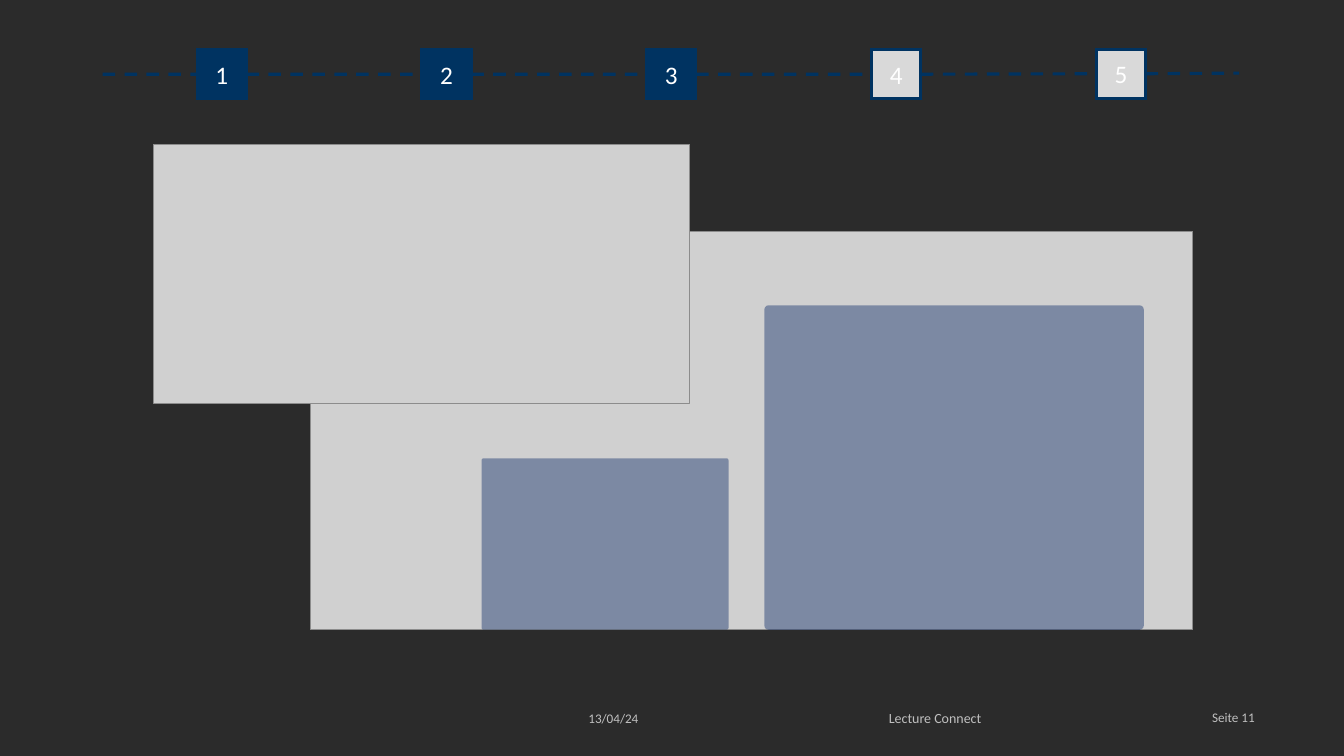
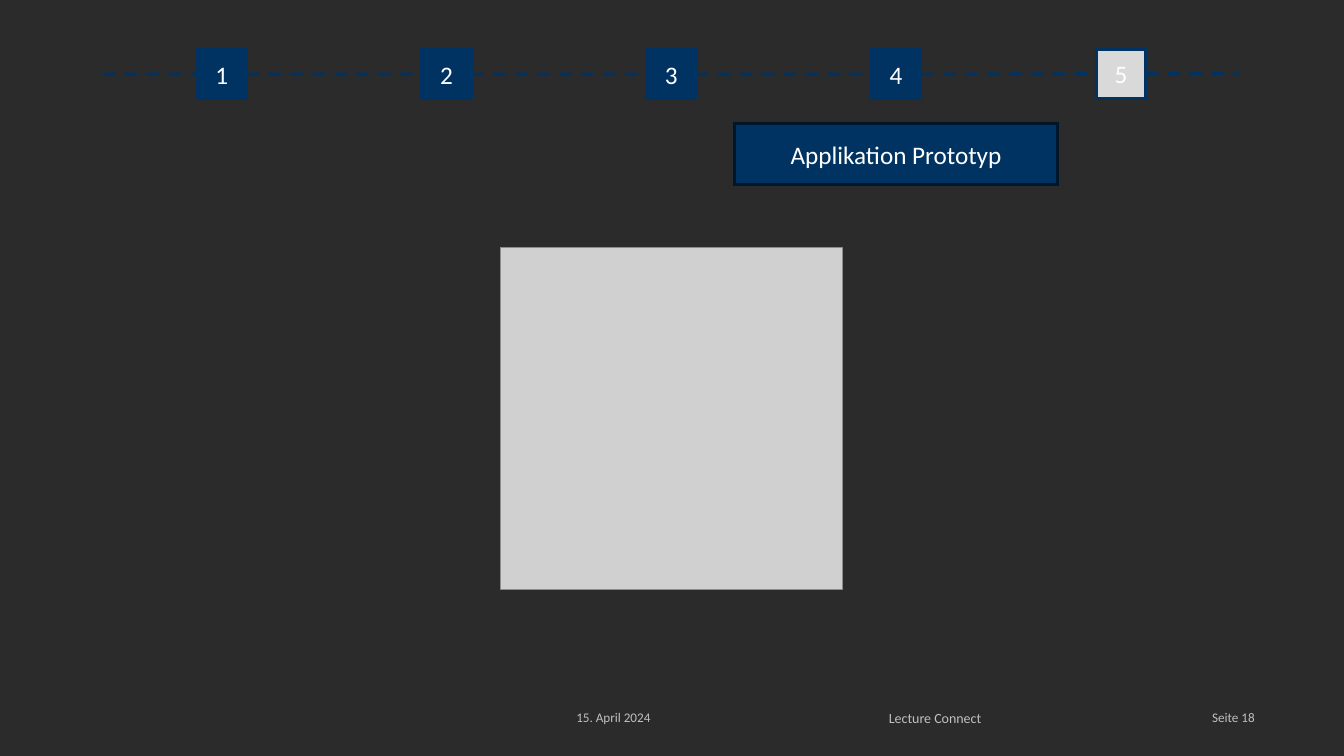
Before and after one commit to Darkuna/Lecture-Connect, a slide deck: slide 18 of Doku/Initiale Präsentation/lecture-connect-initial-fin.pptx (slide 11 before the commit). Drawn at 1344x756 pixels with LibreOffice and Linux fonts; fonts in the diff are those of the drawing; grey boxes stand for pictures; background and template pictures are left out; a plain dark background stands for a picture behind light text. Boxes give left, top, right and bottom in pixels: in the first picture for what was removed or moved away, otherwise in the second. Text is boxed around its words. In the diff, an @@ line names an element or a change of style, - is before the commit and + after.

```diff
--- a/Doku/Initiale Präsentation/lecture-connect-initial-fin.pptx
+++ b/Doku/Initiale Präsentation/lecture-connect-initial-fin.pptx
@@ rectangle "4" at (x1=871, y1=49, x2=921, y2=99): fill #D9D9D9 to #003361 @@
@@ picture removed at (x1=154, y1=145, x2=691, y2=404) @@
@@ rectangle added at (x1=735, y1=124, x2=1058, y2=185), fill #003361, outline #00162A 2 pt, 18 pt, text #FFFFFF @@
+Applikation Prototyp
@@ picture removed at (x1=311, y1=231, x2=1193, y2=629) @@
@@ picture added at (x1=501, y1=248, x2=843, y2=590) @@
@@ rounded rectangle removed at (x1=764, y1=306, x2=1143, y2=630) @@
@@ rounded rectangle removed at (x1=482, y1=459, x2=729, y2=630) @@
@@ text at (x1=576, y1=713, x2=651, y2=724): text changed @@
-13/04/24
+15. April 2024
@@ page number at (x1=1212, y1=713, x2=1254, y2=722): text changed @@
-Seite 11
+Seite 18
```
Also in this commit, not shown: 17 other slides changed, 2 slides added, 1 slide removed, 1 other file.
